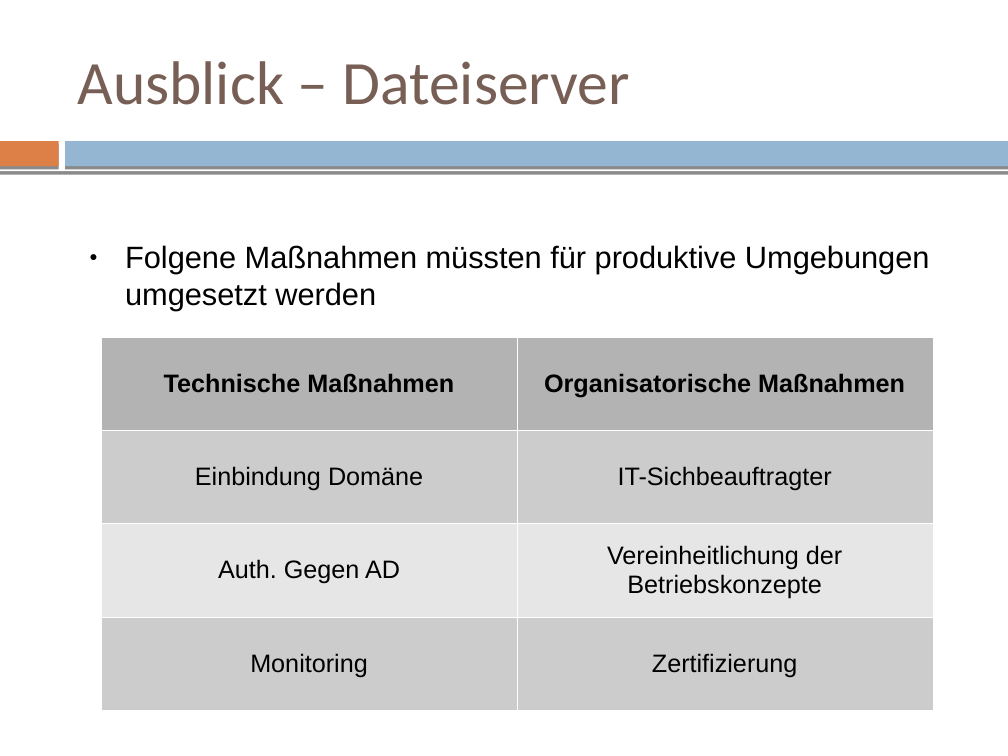
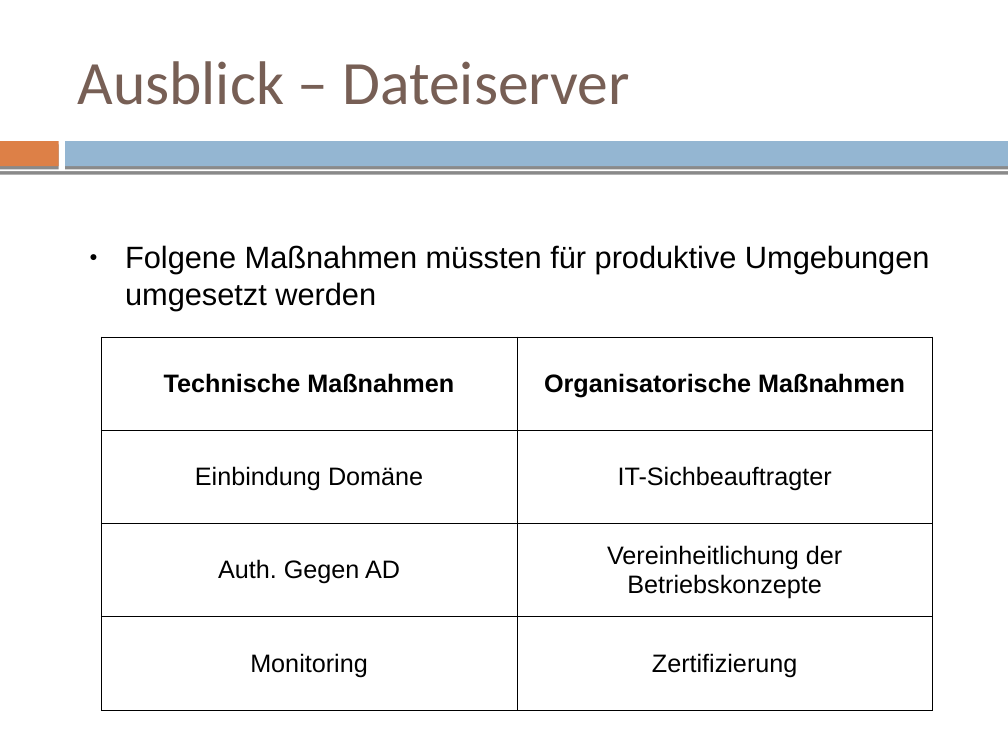
Before and after one commit to mvw/Wilddiebe10, a slide deck: slide 75 of keynote/keynote.odp (slide 67 before the commit). Drawn at 1008x756 pixels with LibreOffice and Linux fonts; fonts in the diff are those of the drawing. Boxes give left, top, right and bottom in pixels: in the first picture for what was removed or moved away, otherwise in the second. Text is boxed around its words. In the diff, an @@ line names an element or a change of style, - is before the commit and + after.

```diff
--- a/keynote/keynote.odp
+++ b/keynote/keynote.odp
@@ table at (102, 337, 932, 710) @@
@@ fill #B3B3B3 to none in row 1 @@
@@ fill #CCCCCC to none in 4 cells @@
@@ fill #E6E6E6 to none in row 3 @@
@@ borders changed @@
```
Also in this commit, not shown: 8 slides added, 1 other file.
